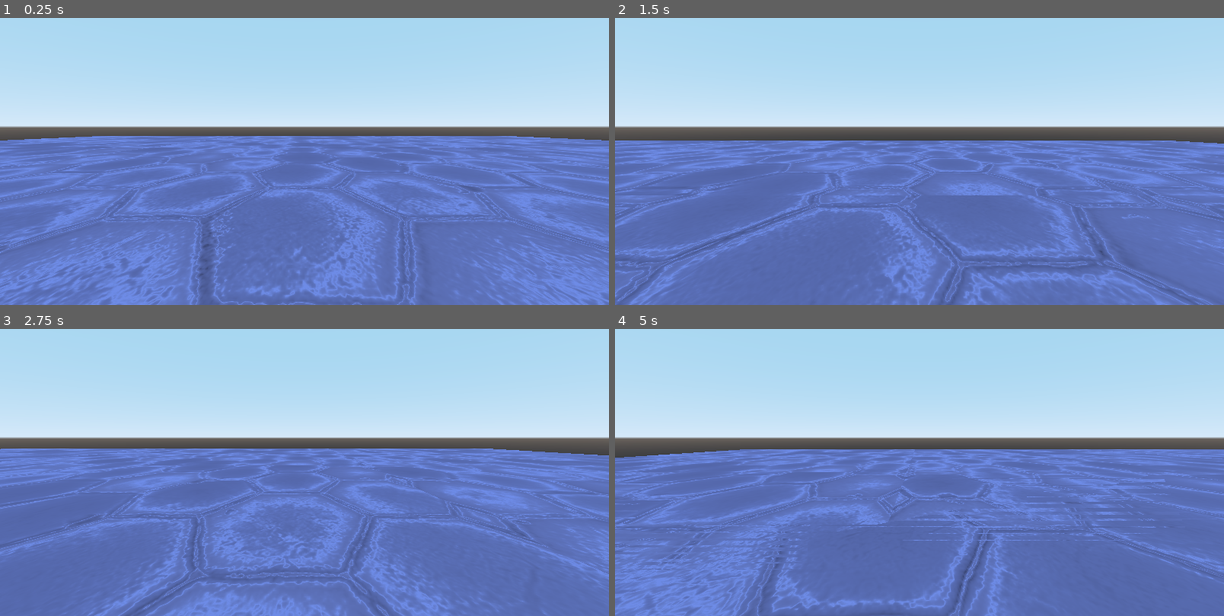
Above: before the commit, frames 1-4 (two rows, left to right).
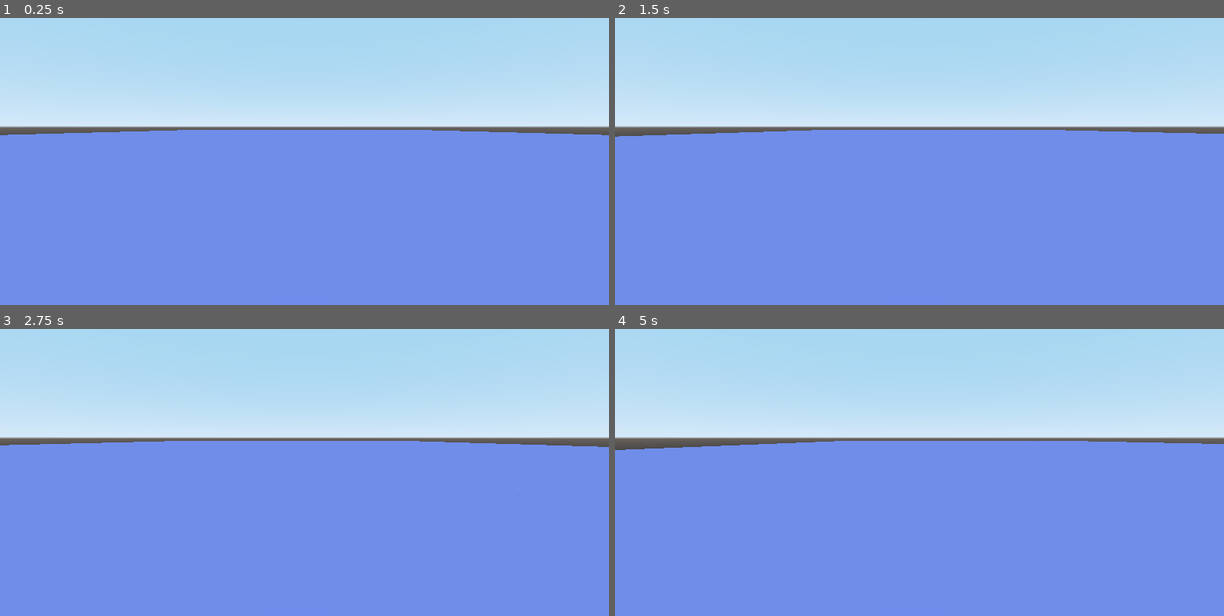
Above: after the commit, the same moments.

Repository: kblauhut/cool-mobile-game
Game: Godot game, scene res://src/Level.tscn
The game is run twice, just before and just after one commit, with the same random seed, the same clock (stepped at 60 frames per second) and the same inputs. The project has no main scene, so this scene is started directly.
Inputs:
- Up to frame 1 (0.25 s): no input
- Up to frame 2 (1.5 s): hold D (move_right) 0.53-1.28 s; hold A (move_left) from 1.28 s (still down)
- Up to frame 3 (2.75 s): release A (move_left) at 2.03 s; hold D (move_right) from 2.03 s (still down)
- Up to frame 4 (5 s): release D (move_right) at 3.53 s; hold A (move_left) from 3.53 s (still down)

The runs differ from the first frame. In frame 1, 48% of the frame differs, in the area x 0-100%, y 38-100%; in frame 2, 53%; in frame 3, 51%; in frame 4, 51%.

Commit message:
-Fixed spawn point bug and memory leak

Diff:
--- a/godot/src/Map.gd
+++ b/godot/src/Map.gd
@@ -1,48 +1,47 @@
 extends Node
 
 const TILE_SIZE = 20
-const LEVEL_LENGHT = 2
-const LEVEL_WIDTH = 3
+const LEVEL_LENGHT = 7
+const LEVEL_WIDTH = 5
 
-var tileX = 0;
-var tileZ = 0;
+var tileX = -1
+var tileZ = -1
+
+var current_map = []
 
 func _ready():
 	spawn_tiles()
 
 func _physics_process(delta):
-	update()
+	if tileX < coordinates()[0]:
+		for tile in get_parent().get_children():
+			if "tile" in tile.name:
+				tile.queue_free()
+		spawn_tiles()
 
 func coordinates():
 	var x = floor(get_parent().get_node("Player").get_translation().x)
 	var z = floor(get_parent().get_node("Player").get_translation().z)
 	x = int(x / TILE_SIZE)
-	z = int(z / TILE_SIZE) % LEVEL_WIDTH
+	z = int(z / TILE_SIZE)
 	return [x, z]
-
-func update():
-	var new_coordinates = coordinates()
-
-	if new_coordinates[0] > tileX:
-		tileX = new_coordinates[0]
-		spawn_tiles()
-
-
-	if new_coordinates[1] != tileZ:
-		tileZ = new_coordinates[1]
-		print("moved tileZ")
 
 func spawn_tiles():
 	var x = int(floor(get_parent().get_node("Player").get_translation().x))
 	var z = int(floor(get_parent().get_node("Player").get_translation().z))
 	var y = int(floor(get_parent().get_node("Player").get_translation().y))
+	var tile_scene = load("res://src/tiles/Tile.tscn")
+	var new_coordinates = coordinates()
+	print(new_coordinates)
 
-	for i in LEVEL_LENGHT:
-		for n in LEVEL_WIDTH:
-			var tile_scene = load("res://src/tiles/Tile.tscn")
-			var new_tile = tile_scene.instance()
-			var offsetX = x + TILE_SIZE / 2 + i * TILE_SIZE
-			var offsetZ = z + TILE_SIZE * (n - floor(LEVEL_WIDTH/2))
+	if new_coordinates[0] > tileX:
+		tileX = new_coordinates[0]
+		for i in LEVEL_LENGHT:
+			for n in LEVEL_WIDTH:
+				var new_tile = tile_scene.instance()
+				var offsetX = x + TILE_SIZE/2 + i * TILE_SIZE
+				var offsetZ = z + TILE_SIZE * (n - floor(LEVEL_WIDTH/2))
 
-			new_tile.set_translation(Vector3(offsetX, y, offsetZ))
-			self.get_parent().call_deferred("add_child", new_tile)
+				new_tile.set_translation(Vector3(offsetX, 0, offsetZ))
+				new_tile.set_name("tile")
+				self.get_parent().call_deferred("add_child", new_tile)
--- a/godot/src/Player.gd
+++ b/godot/src/Player.gd
@@ -4,9 +4,9 @@
 
 var gravity = -9.8 * 5
 
-const MAX_VELOCITY = 10
+const MAX_VELOCITY = 30
 const ACCEL = 3
-const STRAFE_SPEED = 10
+const STRAFE_SPEED = 50
 const STRAFE_ACCEL = 2
 
 # Called when the node enters the scene tree for the first time.
--- a/godot/src/tiles/Tile.tscn
+++ b/godot/src/tiles/Tile.tscn
@@ -1,24 +1,19 @@
-[gd_scene load_steps=5 format=2]
-
-[ext_resource path="res://textures/Tiles72_rgh.jpg" type="Texture" id=1]
+[gd_scene load_steps=4 format=2]
 
 [sub_resource type="CubeMesh" id=1]
 
-[sub_resource type="SpatialMaterial" id=6]
+[sub_resource type="SpatialMaterial" id=2]
 albedo_color = Color( 0.678431, 0.67451, 1, 1 )
-normal_enabled = true
-normal_scale = 16.0
-normal_texture = ExtResource( 1 )
 
-[sub_resource type="ConcavePolygonShape" id=4]
+[sub_resource type="ConcavePolygonShape" id=3]
 data = PoolVector3Array( -1, 1, 1, 1, 1, 1, -1, -1, 1, 1, 1, 1, 1, -1, 1, -1, -1, 1, 1, 1, -1, -1, 1, -1, 1, -1, -1, -1 …(284 unchanged characters)…
 
 [node name="Tile" type="MeshInstance"]
 transform = Transform( 10, 0, 0, 0, 0.5, 0, 0, 0, 10, 0, -0.5, 0 )
 mesh = SubResource( 1 )
-material/0 = SubResource( 6 )
+material/0 = SubResource( 2 )
 
 [node name="StaticBody" type="StaticBody" parent="."]
 
 [node name="CollisionShape" type="CollisionShape" parent="StaticBody"]
-shape = SubResource( 4 )
+shape = SubResource( 3 )
Binary file removed: godot/textures/Tiles72_rgh.jpg
Not shown, removed: godot/textures/Tiles72_rgh.jpg.import
